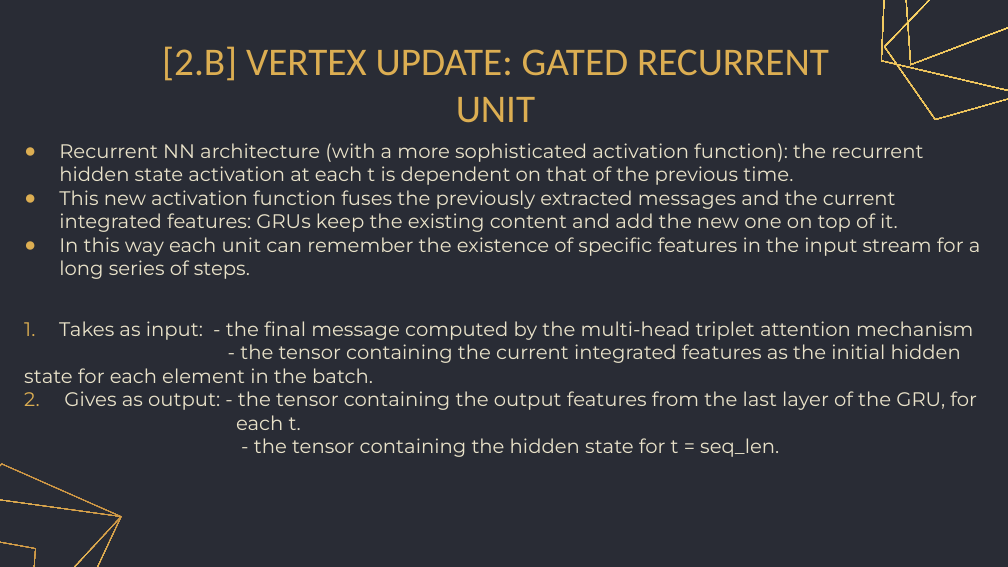
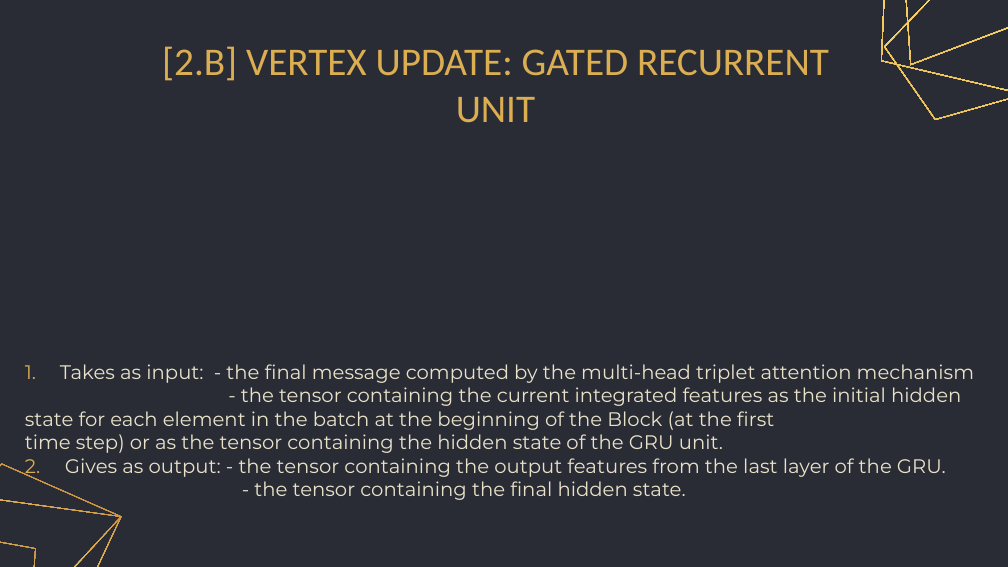
Before and after one commit to gretagrassmann/Machine-Learning-Exam, a slide deck: slide 16 of ML_presentation.pptx. Drawn at 1008x567 pixels with LibreOffice and Linux fonts; fonts in the diff are those of the drawing; grey boxes stand for pictures. Boxes give left, top, right and bottom in pixels: in the first picture for what was removed or moved away, otherwise in the second. Text is boxed around its words. In the diff, an @@ line names an element or a change of style, - is before the commit and + after.

```diff
--- a/ML_presentation.pptx
+++ b/ML_presentation.pptx
@@ subtitle removed at (x1=59, y1=143, x2=981, y2=279) @@
-● Recurrent NN architecture (with a more sophisticated activation function): the recurrent hidden state activation at each t is dependent on that of the previous time.
-● This new activation function fuses the previously extracted messages and the current integrated features: GRUs keep the existing content and add the new one on top of it.
-● In this way each unit can remember the existence of specific features in the input stream for a long series of steps.
@@ text "Takes as input: - the ..." moved from (x1=24, y1=321, x2=977, y2=457) to (x1=25, y1=364, x2=974, y2=500) @@
@@ text at (x1=25, y1=387, x2=961, y2=500): text changed @@
-- the tensor containing the current integrated features as the initial hidden state for each element in the batch.
-2. Gives as output: - the tensor containing the output features from the last layer of the GRU, for each t.
-- the tensor containing the hidden state for t = seq_len.
+- the tensor containing the current integrated features as the initial hidden state for each element in the batch at the beginning of the Block (at the first time step) or as the tensor containing the hidden state of the GRU unit.
+2. Gives as output: - the tensor containing the output features from the last layer of the GRU.
+- the tensor containing the final hidden state.
```
Also in this commit, not shown: 10 other slides changed.
